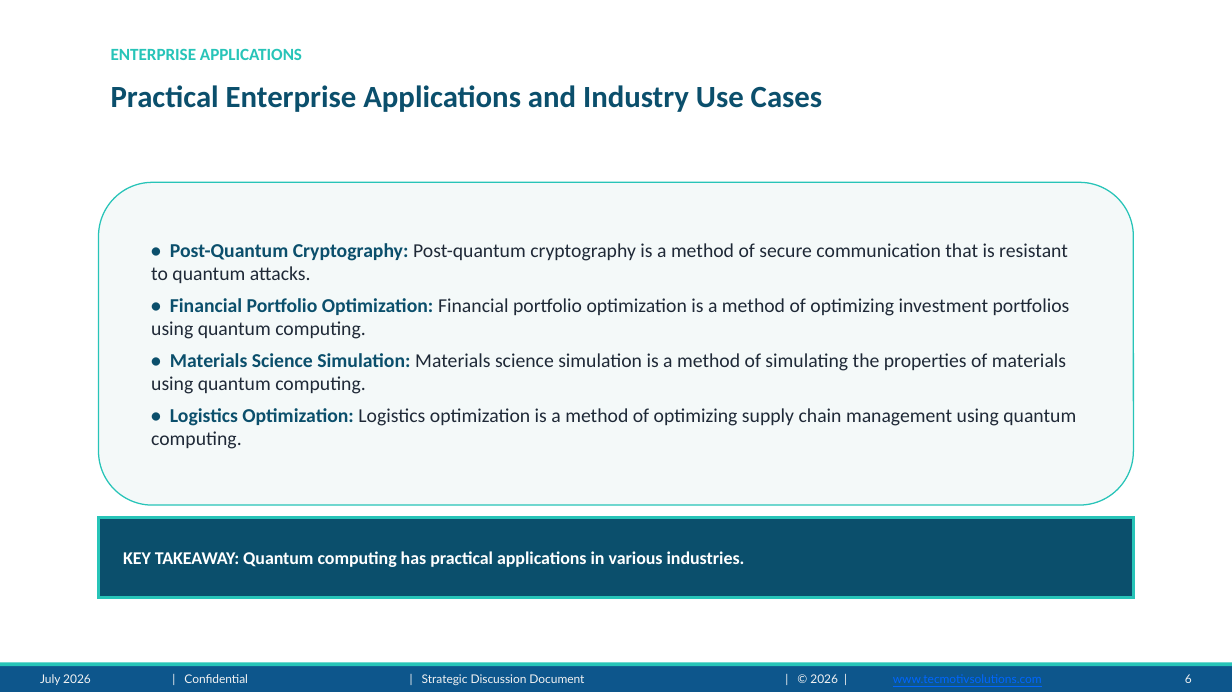
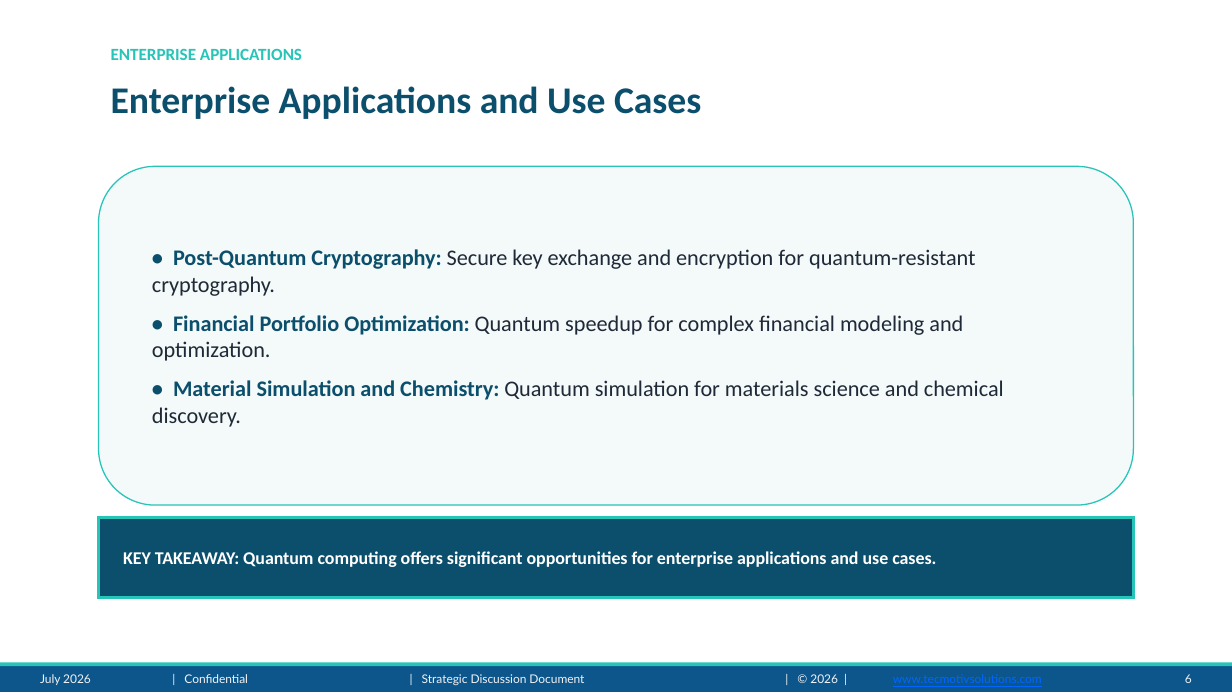
Before and after one commit to adityarana121/Presentation-Maker-agent, a slide deck: slide 6 of output/Quantum_Computing_presentation.pptx. Drawn at 1232x693 pixels with LibreOffice and Linux fonts; fonts in the diff are those of the drawing; background and template pictures are left out. Boxes give left, top, right and bottom in pixels: in the first picture for what was removed or moved away, otherwise in the second. Text is boxed around its words. In the diff, an @@ line names an element or a change of style, - is before the commit and + after.

```diff
--- a/output/Quantum_Computing_presentation.pptx
+++ b/output/Quantum_Computing_presentation.pptx
@@ text at box(111, 86, 701, 119): text changed; size 18 to 22 pt @@
-Practical Enterprise Applications and Industry Use Cases
+Enterprise Applications and Use Cases
@@ rounded rectangle "• Post-Quantum Cryptography: Secure key ...": place and size @@
-rounded rectangle "• Post-Quantum Cryptography: Secure key ..." at box(99, 182, 1133, 505)
+rounded rectangle "• Post-Quantum Cryptography: Secure key ..." at box(99, 166, 1133, 505)
@@ text in rounded rectangle at box(152, 249, 1004, 427): text changed; size 11.5 to 13 pt @@
-• Post-Quantum Cryptography: Post-quantum cryptography is a method of secure communication that is resistant to quantum attacks.
-• Financial Portfolio Optimization: Financial portfolio optimization is a method of optimizing investment portfolios using quantum computing.
-• Materials Science Simulation: Materials science simulation is a method of simulating the properties of materials using quantum computing.
-• Logistics Optimization: Logistics optimization is a method of optimizing supply chain management using quantum computing.
+• Post-Quantum Cryptography: Secure key exchange and encryption for quantum-resistant cryptography.
+• Financial Portfolio Optimization: Quantum speedup for complex financial modeling and optimization.
+• Material Simulation and Chemistry: Quantum simulation for materials science and chemical discovery.
@@ text in rectangle at box(123, 551, 936, 567): text changed @@
-KEY TAKEAWAY: Quantum computing has practical applications in various industries.
+KEY TAKEAWAY: Quantum computing offers significant opportunities for enterprise applications and use cases.
```
Also in this commit, not shown: 7 other slides changed, 4 other files.
